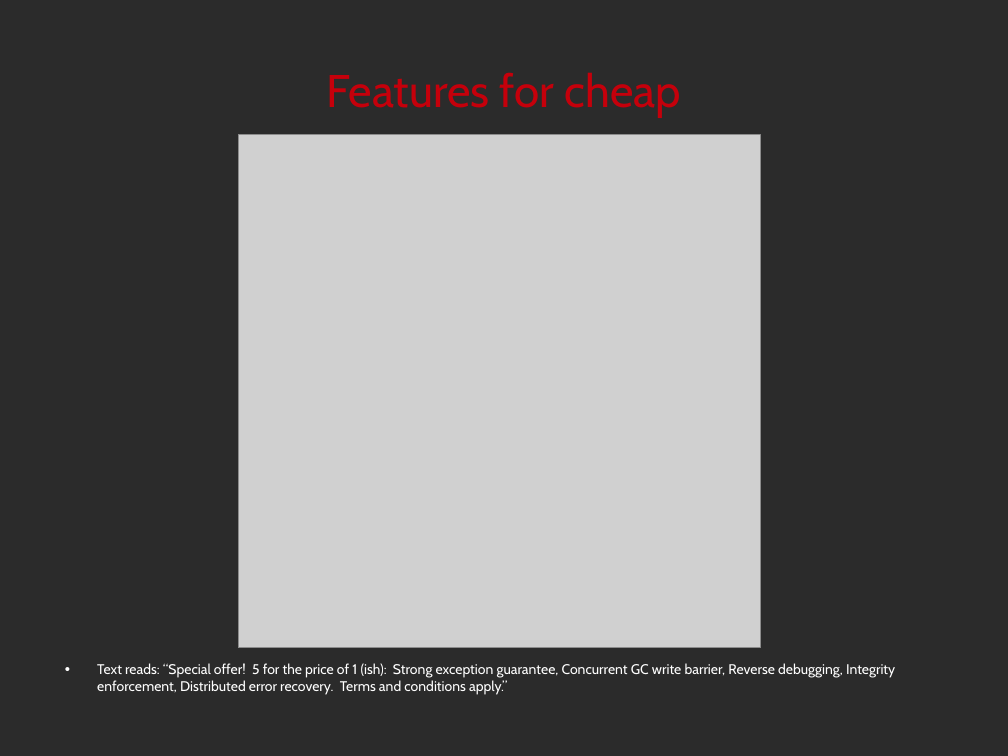
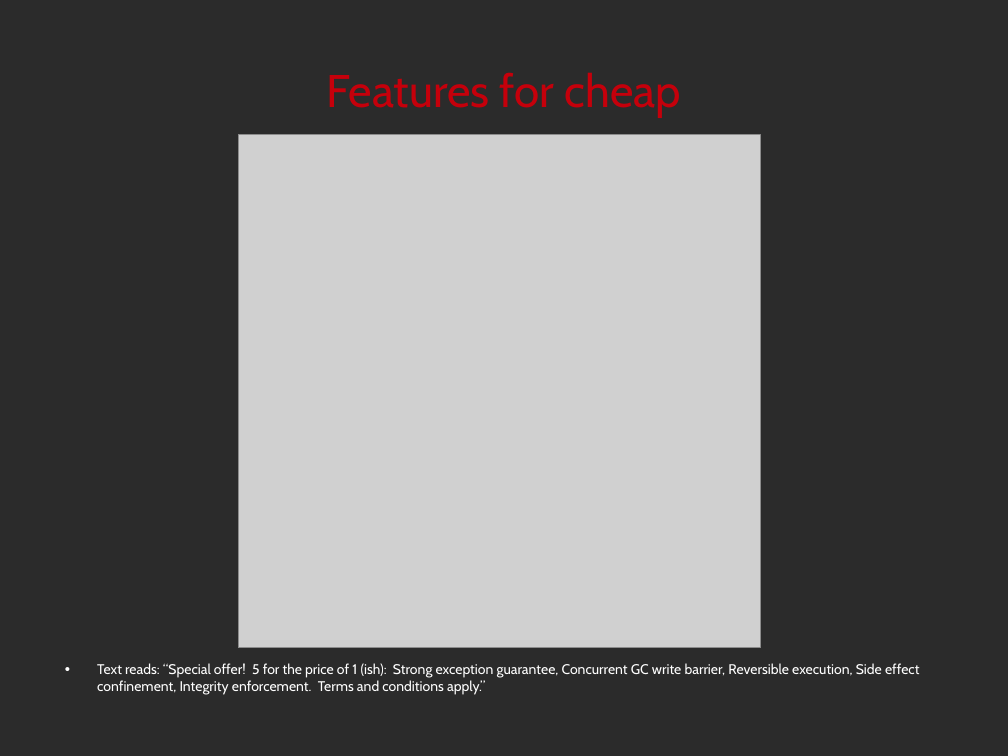
Before and after one commit to noether-lang/noether, a slide deck: slide 20 of doc/presentations/StrangeLoop2014/handling.odp (slide 25 before the commit). Drawn at 1008x756 pixels with LibreOffice and Linux fonts; fonts in the diff are those of the drawing; grey boxes stand for pictures; background and template pictures are left out; a plain dark background stands for a picture behind light text. Boxes give left, top, right and bottom in pixels: in the first picture for what was removed or moved away, otherwise in the second. Text is boxed around its words. In the diff, an @@ line names an element or a change of style, - is before the commit and + after.

```diff
--- a/doc/presentations/StrangeLoop2014/handling.odp
+++ b/doc/presentations/StrangeLoop2014/handling.odp
@@ text at [97, 663, 919, 695]: text changed @@
-• Text reads: “Special offer! 5 for the price of 1 (ish): Strong exception guarantee, Concurrent GC write barrier, Reverse debugging, Integrity enforcement, Distributed error recovery. Terms and conditions apply.”
+• Text reads: “Special offer! 5 for the price of 1 (ish): Strong exception guarantee, Concurrent GC write barrier, Reversible execution, Side effect confinement, Integrity enforcement. Terms and conditions apply.”
```
Also in this commit, not shown: 25 other slides changed, 1 slide added, 6 slides removed, 3 other files.
